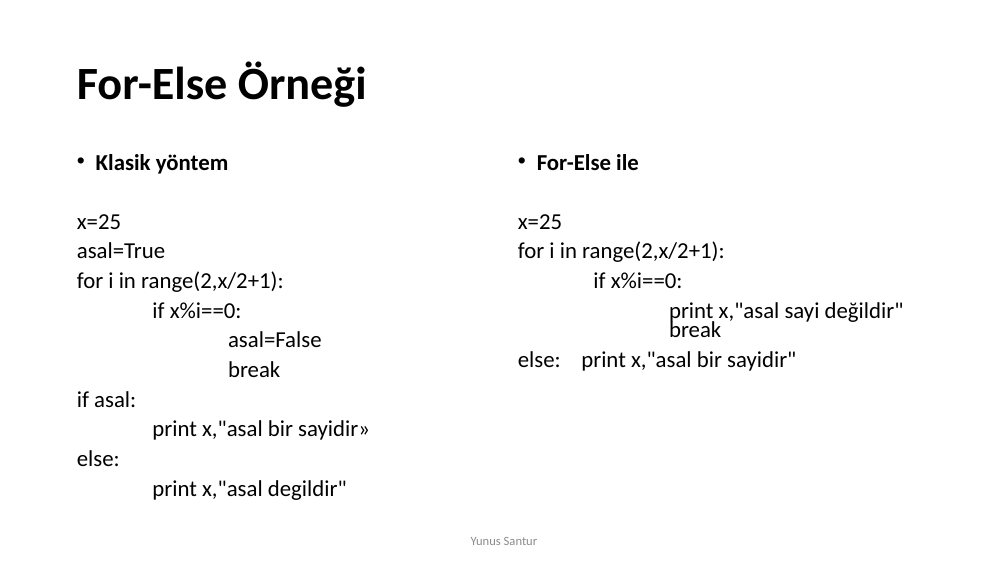
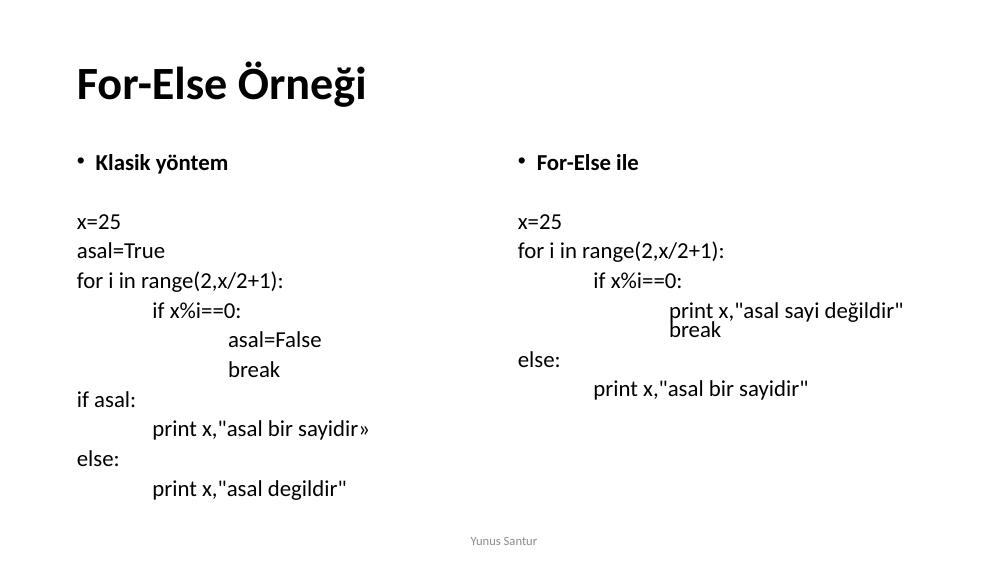
Before and after one commit to caresiz/AlgoritmaProgramlama2, a slide deck: slide 13 of H3/H3.pptx. Drawn at 1008x567 pixels with LibreOffice and Linux fonts; fonts in the diff are those of the drawing. Boxes give left, top, right and bottom in pixels: in the first picture for what was removed or moved away, otherwise in the second. Text is boxed around its words. In the diff, an @@ line names an element or a change of style, - is before the commit and + after.

```diff
--- a/H3/H3.pptx
+++ b/H3/H3.pptx
@@ text at (x1=518, y1=351, x2=808, y2=400): text changed @@
-else: print x,"asal bir sayidir"
+else:
+print x,"asal bir sayidir"
```
Also in this commit, not shown: 3 other slides changed, 1 slide added.
